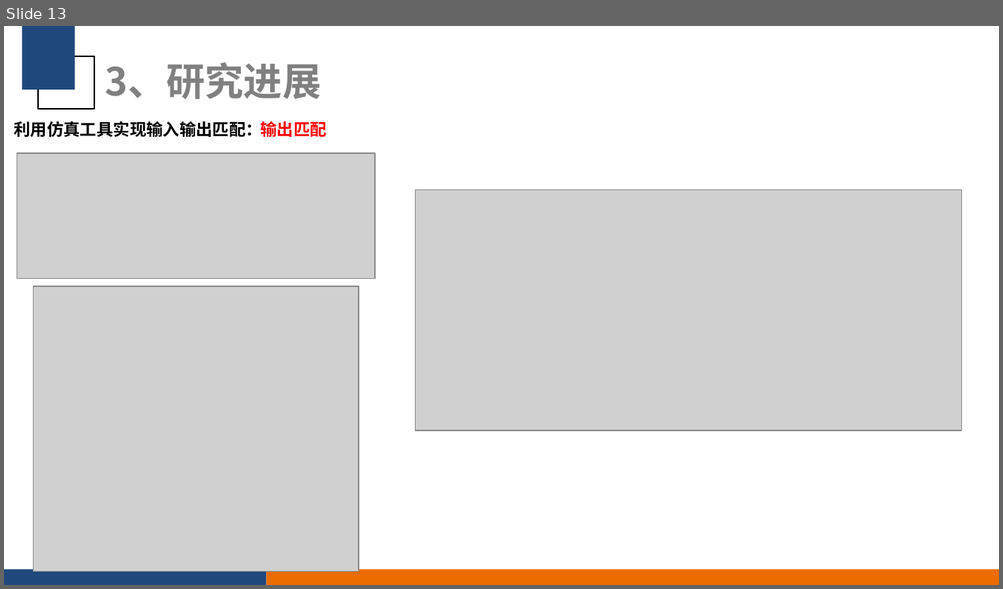
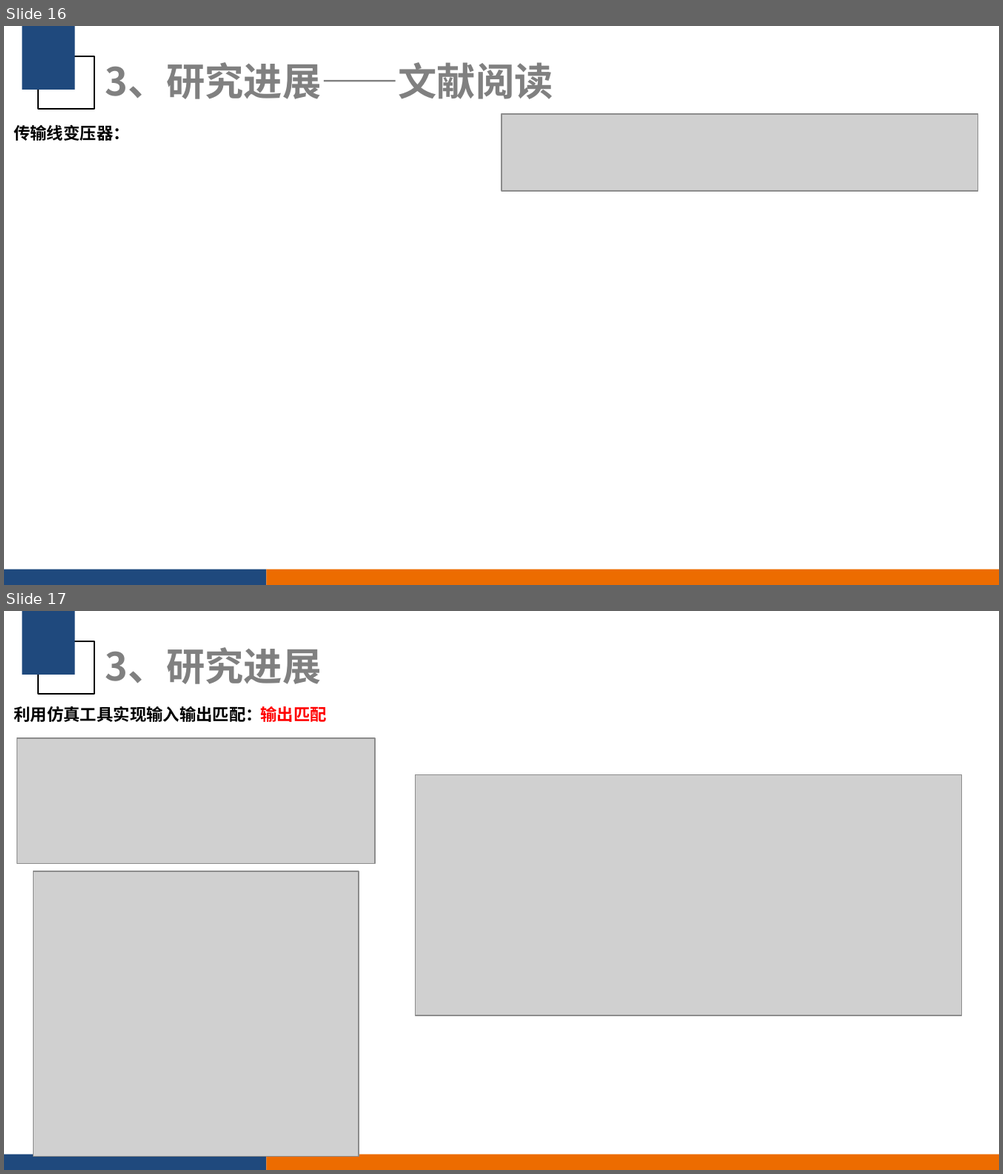
Before and after one commit to CreatorYu/Workfile, a slide deck: 2024_8_21_庾小齐-有源移相器.pptx. Shown one above the other, each under a label of ours: slide 13 before the commit, slides 16 and 17 after it. The pictures are 1003x589 and 1003x1174 pixels, drawn with LibreOffice and Linux fonts; fonts in the diff are those of the drawing; grey boxes stand for pictures; background and template pictures are left out. Boxes give left, top, right and bottom in pixels: in the first picture for what was removed or moved away, otherwise in the second. Text is boxed around its words. In the diff, an @@ line names an element or a change of style, - is before the commit and + after.

```diff
--- a/2024_8_21_庾小齐-有源移相器.pptx
+++ b/2024_8_21_庾小齐-有源移相器.pptx
@@ slide 16 added at [4, 26, 999, 585], background #FFFFFF; not listed: 4 template elements that a slide beside it also shows @@
@@ title added at [105, 62, 553, 99], 28 pt, text #808080, bold @@
+3、研究进展——文献阅读
@@ text added at [14, 125, 130, 141], 12 pt, text #000000, bold @@
+传输线变压器：
@@ picture added at [501, 115, 978, 191] @@
@@ what was slide 13 is now slide 17 @@
```
Also in this commit, not shown: 4 slides changed, 6 other slides added, 3 slides removed.
